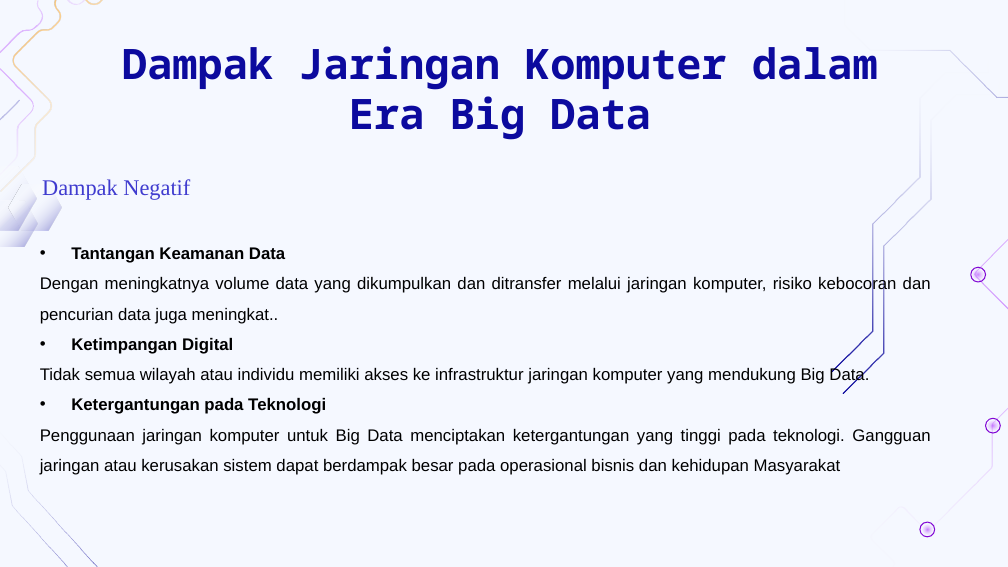
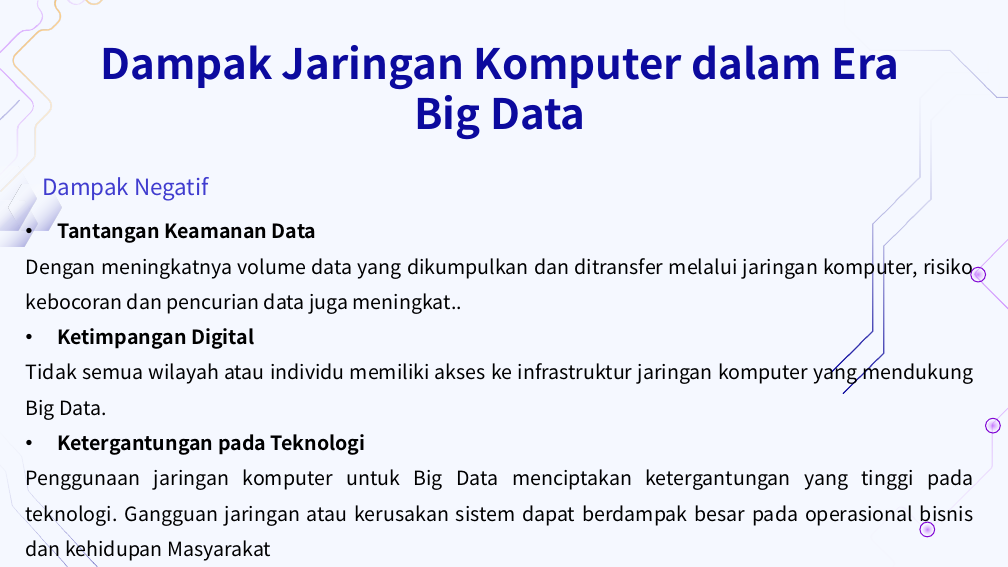
Before and after one commit to eja2003/Borneo, a slide deck: slide 6 of PPT jarkas.pptx. Drawn at 1008x567 pixels with LibreOffice and Linux fonts; fonts in the diff are those of the drawing; background and template pictures are left out. Boxes give left, top, right and bottom in pixels: in the first picture for what was removed or moved away, otherwise in the second. Text is boxed around its words. In the diff, an @@ line names an element or a change of style, - is before the commit and + after.

```diff
--- a/PPT jarkas.pptx
+++ b/PPT jarkas.pptx
@@ title "Dampak Jaringan Komputer dalam Era ..." at bbox=[101, 45, 900, 140]: font Noto Sans Mono to Noto Sans CJK JP @@
@@ text "Dampak Negatif" at bbox=[42, 177, 209, 200]: font Times New Roman to Noto Sans CJK JP @@
@@ text "Tantangan Keamanan Data": place and size @@
-text "Tantangan Keamanan Data" at bbox=[40, 247, 931, 475]
+text "Tantangan Keamanan Data" at bbox=[26, 223, 974, 562]
@@ text "Tantangan Keamanan Data" at bbox=[26, 223, 974, 562]: size 12 to 14 pt, font Arial to Noto Sans CJK JP @@
```
Also in this commit, not shown: 23 other slides changed.
